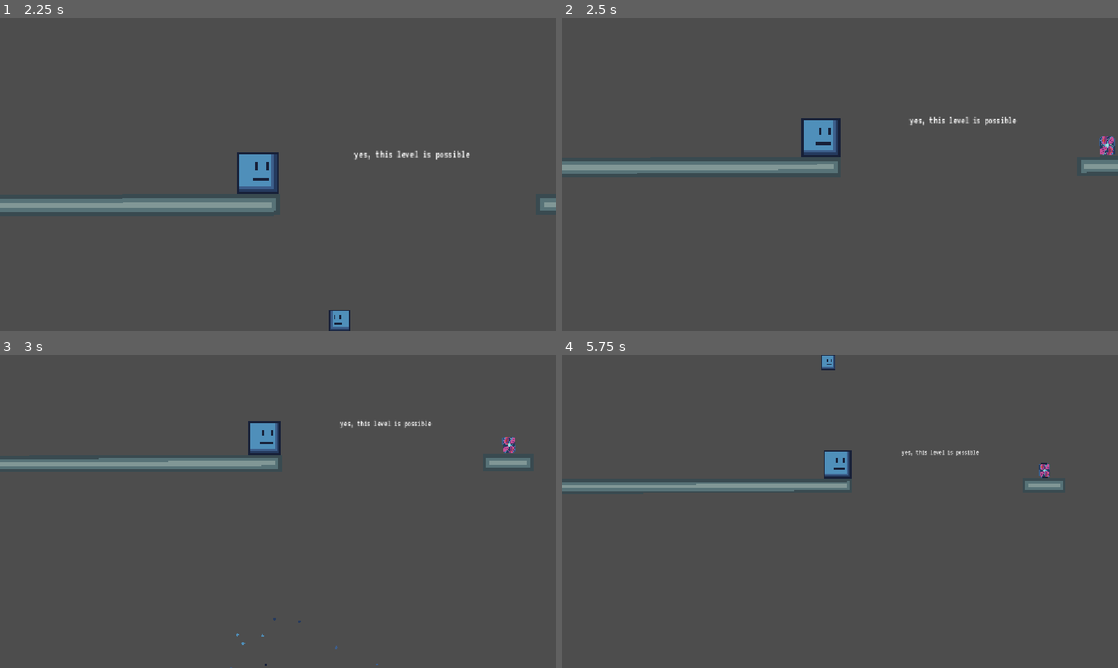
Above: before the commit, frames 1-4 (two rows, left to right).
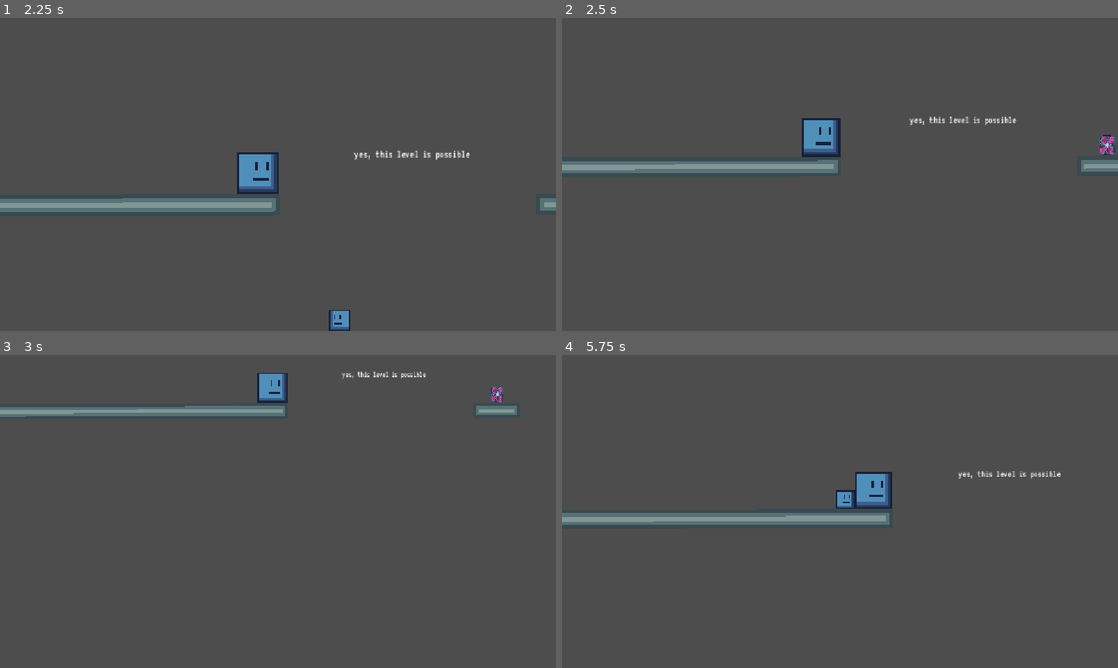
Above: after the commit, the same moments.

Repository: itstntcraft123/small-guy-big-guy
Game: Godot game, scene res://scenes/levels/level24.tscn
The game is run twice, just before and just after one commit, with the same random seed, the same clock (stepped at 60 frames per second) and the same inputs. This scene is started directly instead of the project's main scene.
Inputs (mouse positions are in pixels of both pictures, inside the frame that each line leads up to):
- Up to frame 1 (2.25 s): tap Enter at 0.5 s; move the mouse to (400, 158) at 0.52 s; hold E (interact) 0.53-1.28 s; hold D (small_right) 0.53-2.03 s; click (400, 158) at 0.67 s; tap W (small_jump) at 0.77, 1.52 s; move the mouse to (166, 190) at 1.27 s; tap Alt at 1.35 s; move the mouse to (333, 105) at 2.02 s; hold A (small_left) from 2.03 s (still down); tap Shift at 2.1 s
- Up to frame 2 (2.5 s): keep holding A (small_left)
- Up to frame 3 (3 s): move the mouse to (250, 574) at 2.77 s; release A (small_left) at 2.78 s; hold D (small_right) from 2.78 s (still down); tap E (interact) at 2.85 s; click (250, 574) at 2.92 s
- Up to frame 4 (5.75 s): tap W (small_jump) at 3.02, 3.77, 4.52 s; move the mouse to (1006, 558) at 3.52 s; tap Alt at 3.6 s; move the mouse to (673, 464) at 4.27 s; release D (small_right) at 4.28 s; hold A (small_left) 4.28-5.03 s; tap Shift at 4.35 s; move the mouse to (867, 511) at 5.02 s; hold D (small_right) from 5.03 s (still down); hold E (interact) from 5.03 s (still down); click (867, 511) at 5.17 s

Frame 1 is identical in both runs. In frame 2, 0.4% of the frame differs, in the area x 0-100%, y 32-50%; in frame 3, 5.4%; in frame 4, 5.8%, in the area x 0-91%, y 0-55%.

Commit message:
made level 24 possible...

Diff:
--- a/scenes/levels/level24.tscn
+++ b/scenes/levels/level24.tscn
@@ -5,6 +5,7 @@
 [ext_resource type="FontFile" uid="uid://cu481t7pvuwcn" path="res://fonts/VT323.ttf" id="4_lxfq6"]
 
 [node name="Game" unique_id=2126916218 instance=ExtResource("1_4y3fs")]
+void_y = 2000
 game_menu = null
 
 [node name="TileMapLayer" parent="." index="3" unique_id=752737559]
